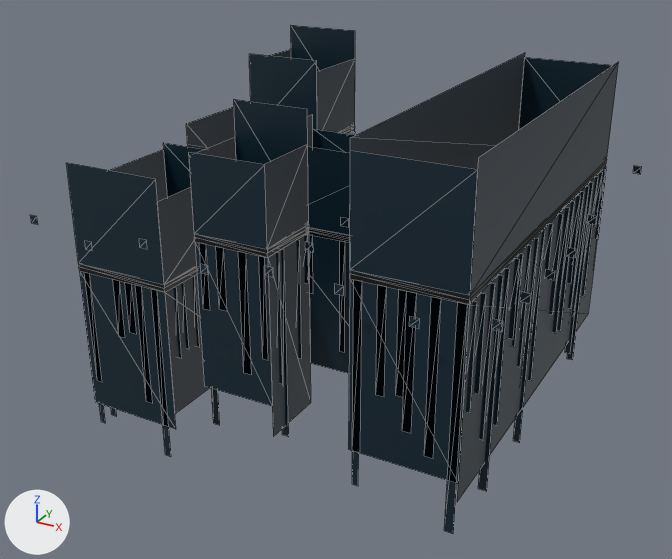
The glTF model netrun/assets/models/env/floor.glb as it was, and as the next commit left it.
The view is the same before and after, from a 50 mm camera at (1.6, -3.12, 1.12) aimed at (-0.06, -0.1, -0.39). Lighting does not change. The marker at lower left points along +X, +Y and +Z. The first picture is the older version. Mesh edges are drawn as thin lines.

In view in the first picture: 'dots', 'floor_skirt', 'floor_streaks_hang', 'tiles'.
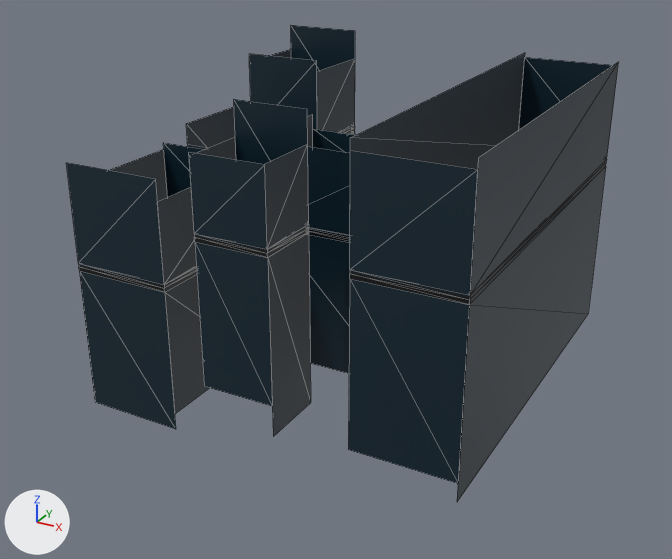
Changed parts and their boxes (x1, y1, x2, y2) in the pictures (672 x 559 px):
'floor_streaks_hang', deleted: before (84, 132, 606, 534)
'dots', deleted: before (30, 166, 641, 332)

What the commit changed:
Object 'floor_streaks_hang' (ob_floor_streaks_hang) is deleted.
Object 'dots' (ob_dots) is deleted.
